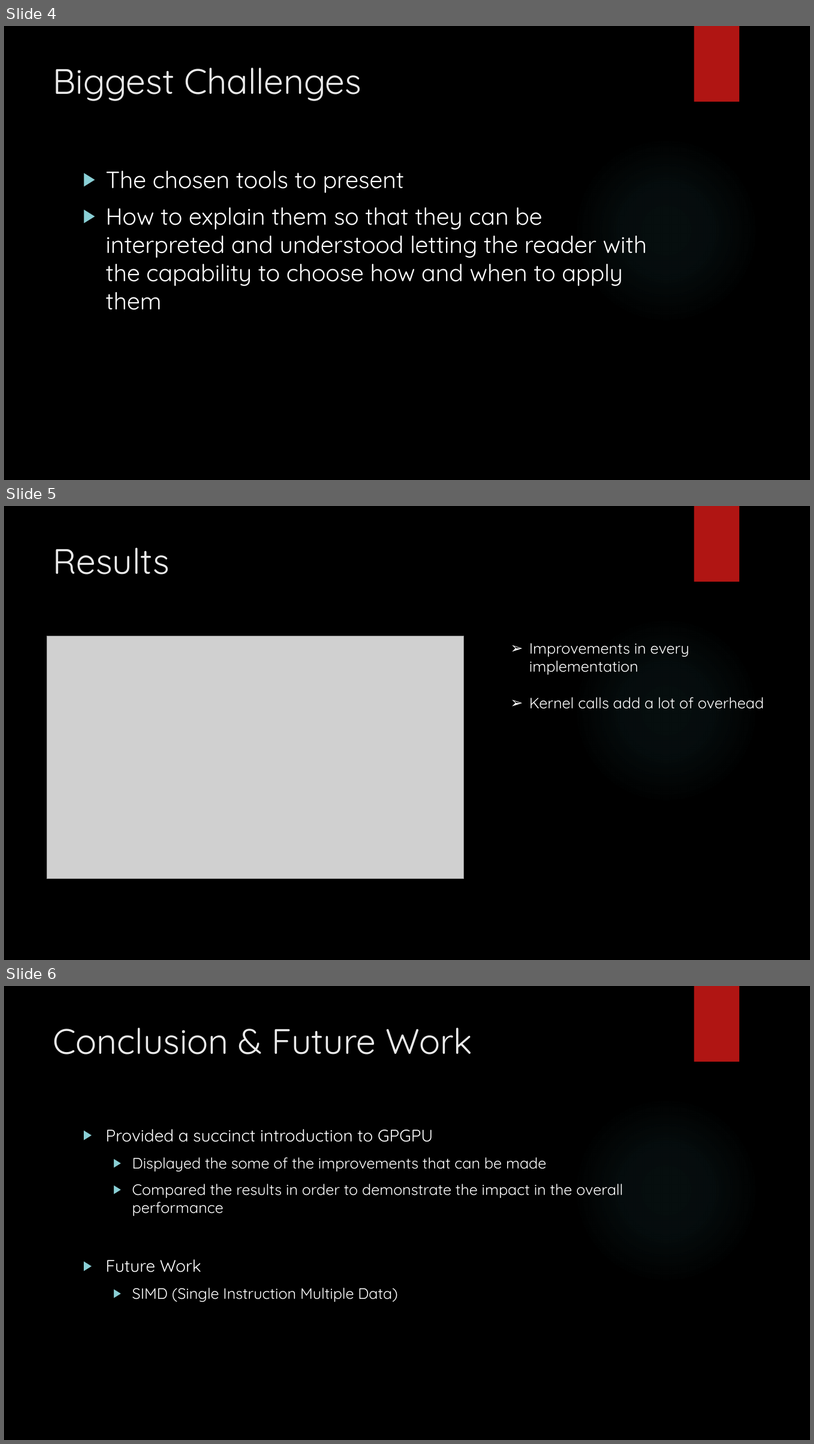
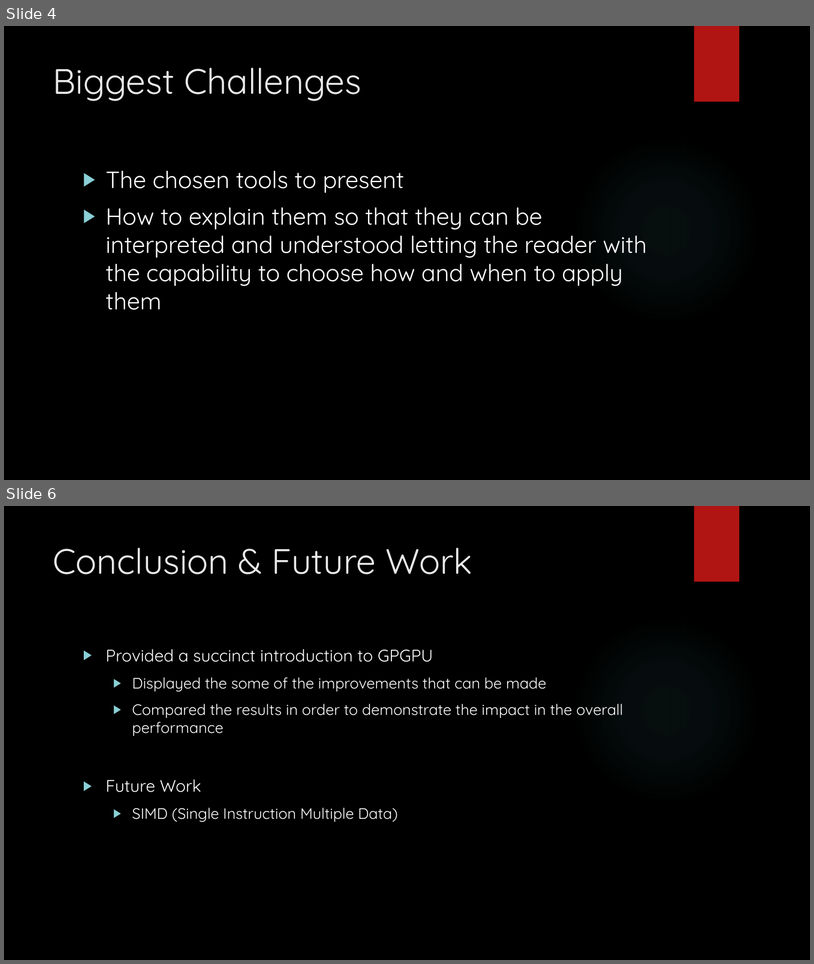
Before and after one commit to pedrocarrega/projectPCM, a slide deck: presentation.pptx. Shown one above the other, each under a label of ours: slides 4, 5 and 6 before the commit, slides 4 and 6 after it; the slides between them are not shown. The pictures are 814x1444 and 814x964 pixels, drawn with LibreOffice and Linux fonts; fonts in the diff are those of the drawing; grey boxes stand for pictures; background and template pictures are left out. Boxes give left, top, right and bottom in pixels: in the first picture for what was removed or moved away, otherwise in the second. Text is boxed around its words. In the diff, an @@ line names an element or a change of style, - is before the commit and + after.

```diff
--- a/presentation.pptx
+++ b/presentation.pptx
@@ slide 5 removed at (x1=4, y1=506, x2=810, y2=960), background picture (left out); not listed: 2 template elements that a slide beside it also shows @@
@@ title removed at (x1=53, y1=547, x2=170, y2=574) @@
-Results
@@ picture removed at (x1=47, y1=636, x2=464, y2=879) @@
@@ text removed at (x1=530, y1=643, x2=765, y2=709) @@
-➢ Improvements in every implementation
-➢ Kernel calls add a lot of overhead
```
Also in this commit, not shown: 1 slide added.
